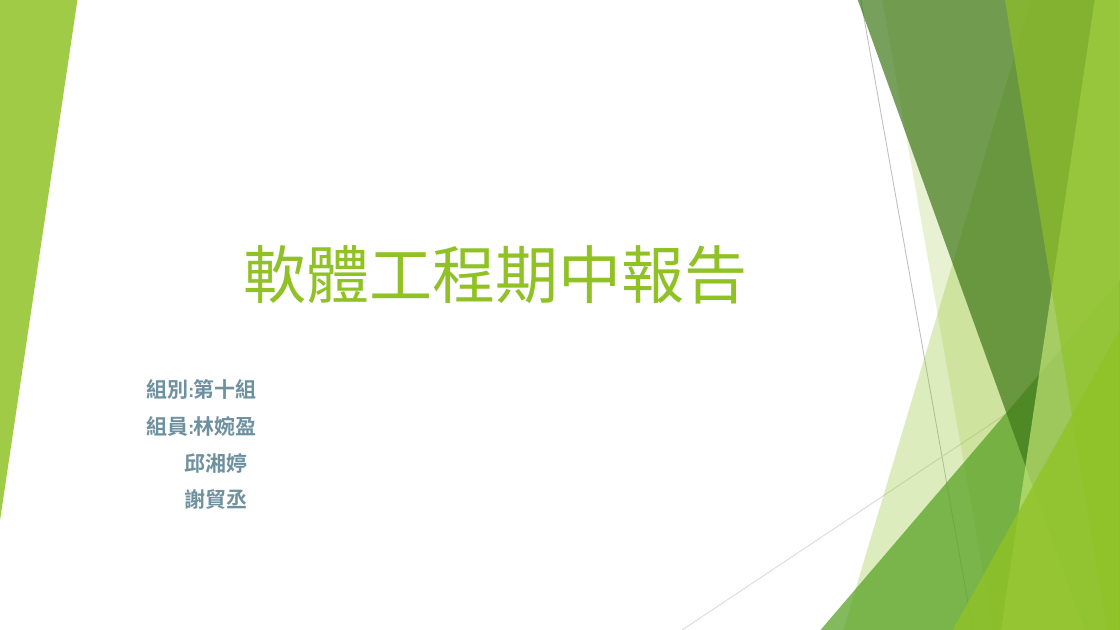
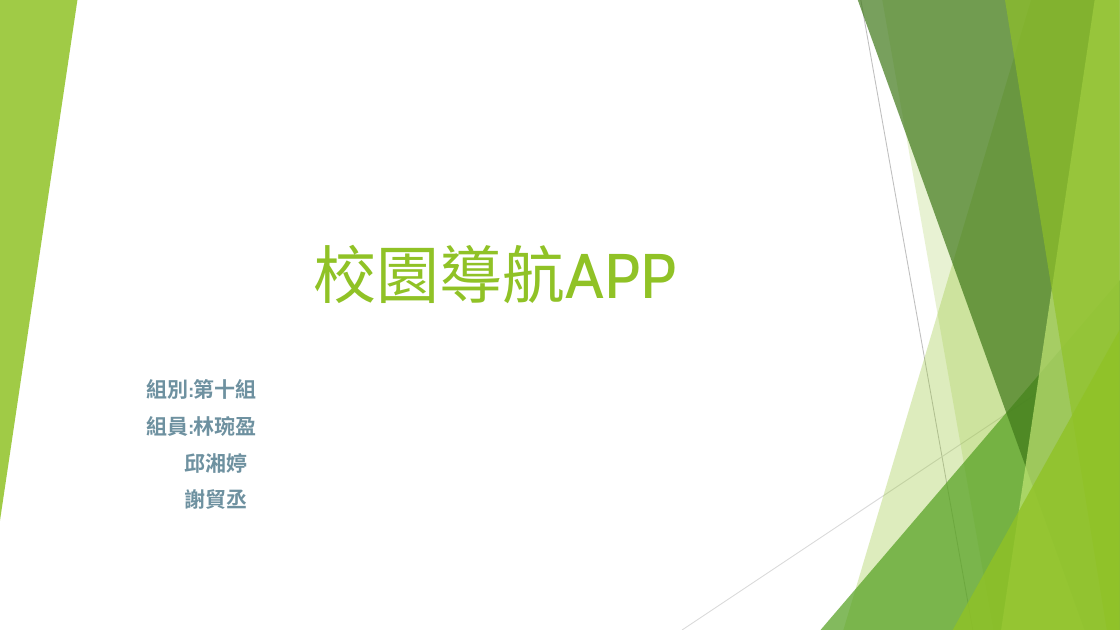
Before and after one commit to 0551102/107_SE_Team-10, a slide deck: slide 1 of 軟工期中v2.pptx. Drawn at 1120x630 pixels with LibreOffice and Linux fonts; fonts in the diff are those of the drawing. Boxes give left, top, right and bottom in pixels: in the first picture for what was removed or moved away, otherwise in the second. Text is boxed around its words. In the diff, an @@ line names an element or a change of style, - is before the commit and + after.

```diff
--- a/軟工期中v2.pptx
+++ b/軟工期中v2.pptx
@@ title at box(314, 245, 677, 303): text changed @@
-軟體工程期中報告
+校園導航APP
@@ subtitle at box(147, 416, 257, 436): text changed @@
-組員:林婉盈
+組員:林琬盈
```
Also in this commit, not shown: 5 other slides changed, 4 slides added, 2 slides removed, 1 other file.
